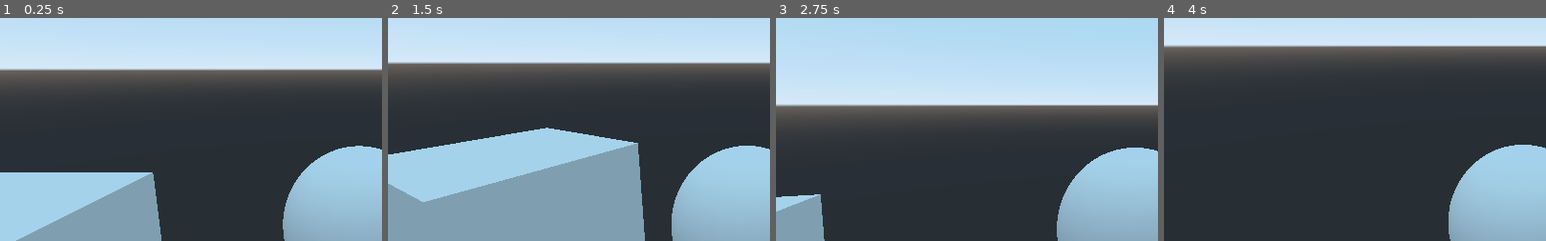
Above: before the commit, frames 1-4 (left to right).
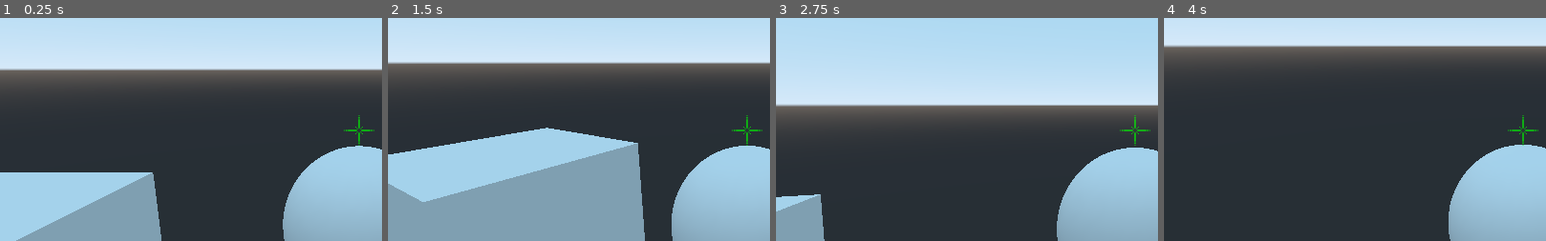
Above: after the commit, the same moments.

Repository: winston-yallow/leaps_and_bounds
Game: Godot game, scene res://levels/00_TestLevel.tscn
The game is run twice, just before and just after one commit, with the same random seed, the same clock (stepped at 60 frames per second) and the same inputs.
Inputs (mouse positions are % of the whole screen's width and height, from its top left):
- Up to frame 1 (0.25 s): no input
- Up to frame 2 (1.5 s): move the mouse to (55, 50) at 0.52 s; move the mouse to (45, 50) at 1.27 s
- Up to frame 3 (2.75 s): move the mouse to (52, 48) at 2.02 s
- Up to frame 4 (4 s): move the mouse to (49, 52) at 2.77 s; move the mouse to (57, 51) at 3.52 s
The pictures show only the part of the screen within x 3-53%, y 25-75%; the shares and areas given below are measured in that part.

The runs differ from the first frame. In frame 1, 0.1% of the frame differs, in the area x 90-98%, y 43-58%; in frame 2, 0.1%; in frame 3, 0.1%; in frame 4, 0.1%.

Commit message:
Add cursor to player HUD

Diff:
--- a/game/player/Player.tscn
+++ b/game/player/Player.tscn
@@ -1,6 +1,7 @@
-[gd_scene load_steps=3 format=2]
+[gd_scene load_steps=4 format=2]
 
 [ext_resource path="res://player/Player.gd" type="Script" id=1]
+[ext_resource path="res://player/cursor.png" type="Texture" id=2]
 
 [sub_resource type="SphereMesh" id=1]
 radius = 0.5
@@ -18,3 +19,19 @@
 [node name="MeshInstance" type="MeshInstance" parent="."]
 mesh = SubResource( 1 )
 material/0 = null
+
+[node name="CanvasLayer" type="CanvasLayer" parent="."]
+
+[node name="Cursor" type="TextureRect" parent="CanvasLayer"]
+anchor_left = 0.5
+anchor_top = 0.5
+anchor_right = 0.5
+anchor_bottom = 0.5
+margin_left = -32.0
+margin_top = -32.0
+margin_right = 32.0
+margin_bottom = 32.0
+texture = ExtResource( 2 )
+__meta__ = {
+"_edit_use_anchors_": false
+}
